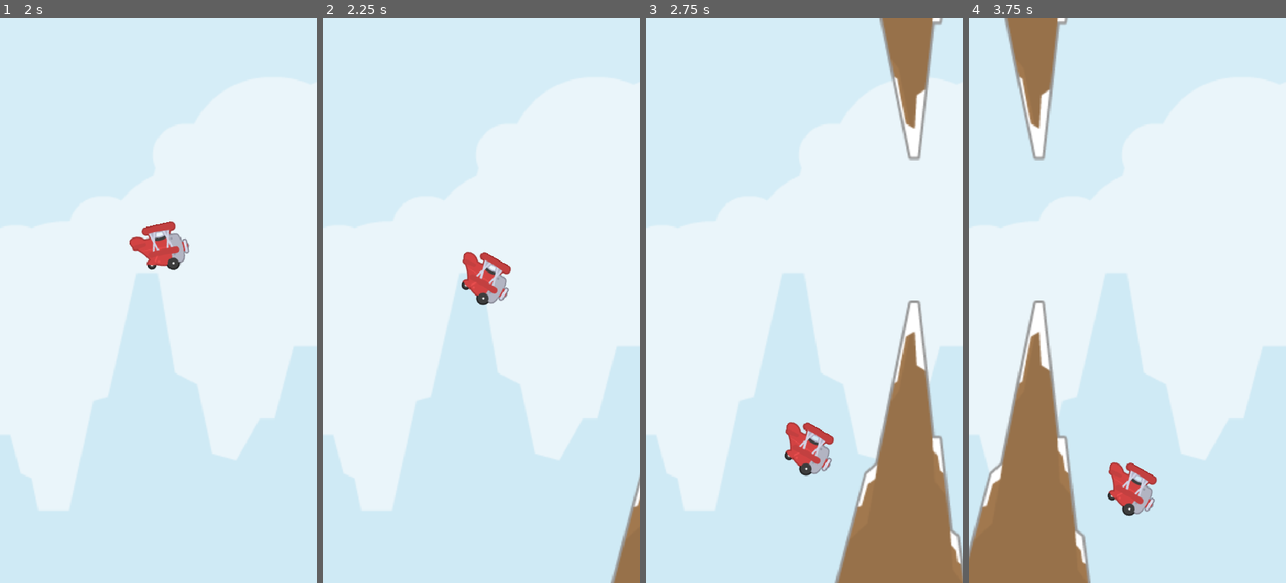
Above: before the commit, frames 1-4 (left to right).
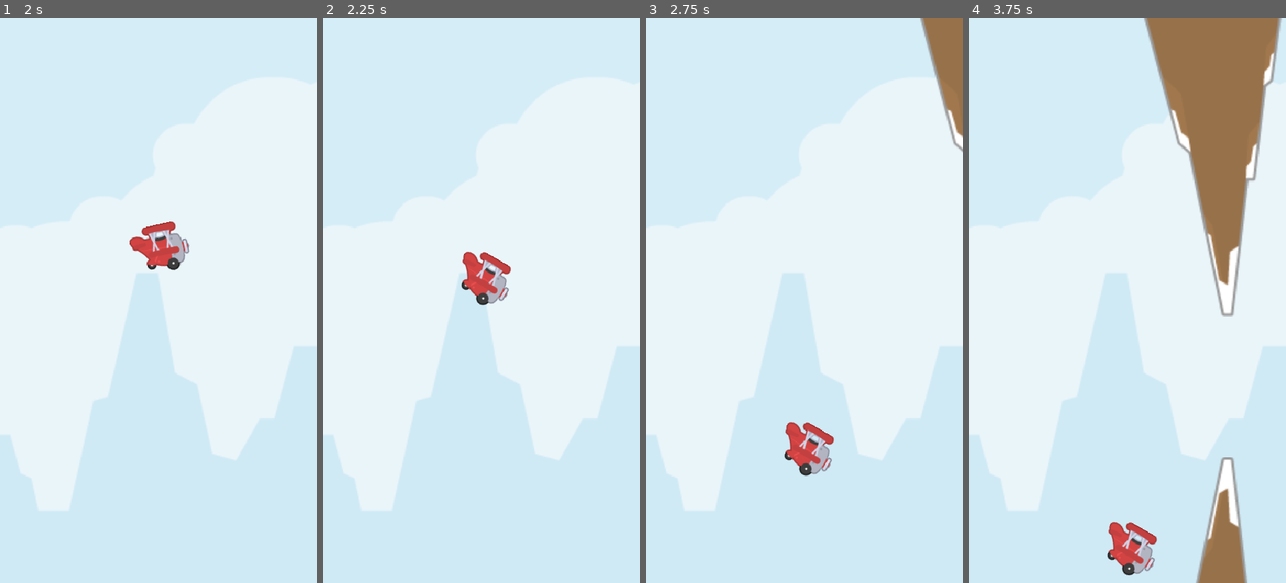
Above: after the commit, the same moments.

Repository: mo-kasiri/PorcoRossoBird
Game: Godot game, scene res://Scenes/main.tscn
The game is run twice, just before and just after one commit, with the same random seed, the same clock (stepped at 60 frames per second) and the same inputs.
Inputs:
- Up to frame 1 (2 s): tap Enter at 0.5 s; tap Space (jump) at 0.77, 1.52 s
- Up to frame 2 (2.25 s): no input
- Up to frame 3 (2.75 s): no input
- Up to frame 4 (3.75 s): tap Space (jump) at 3.02 s

Frame 1 is identical in both runs. In frame 2, 0.9% of the frame differs, in the area x 90-100%, y 80-100%; in frame 3, 14%; in frame 4, 28%, in the area x 0-99%, y 0-100%.

Commit message:
Add obstacles and collision

Diff:
--- a/Scenes/main.tscn
+++ b/Scenes/main.tscn
@@ -3,7 +3,7 @@
 [ext_resource type="Script" uid="uid://rp4nmq6fp3m2" path="res://Scripts/main.gd" id="1_8gbba"]
 [ext_resource type="Texture2D" uid="uid://duiy5x8u0hr7r" path="res://Assets/Sprites/background.png" id="1_bo1nx"]
 [ext_resource type="PackedScene" uid="uid://gpi0yfxjh3t3" path="res://Scenes/player.tscn" id="1_jjgbg"]
-[ext_resource type="PackedScene" uid="uid://bvtnvi3vd8r6l" path="res://Scenes/obstacle.tscn" id="4_jjvhh"]
+[ext_resource type="PackedScene" uid="uid://cfdi3gh080w1f" path="res://Scenes/spawner/spawner.tscn" id="5_kry3j"]
 
 [node name="main" type="Node2D" unique_id=1463615460]
 script = ExtResource("1_8gbba")
@@ -20,10 +20,9 @@
 [node name="Player" parent="." unique_id=1537498584 instance=ExtResource("1_jjgbg")]
 position = Vector2(243, 436)
 
-[node name="Obstacle" parent="." unique_id=2077279263 instance=ExtResource("4_jjvhh")]
-position = Vector2(967, 516)
-move_speed = 300.0
+[node name="Spawner" parent="." unique_id=19885833 instance=ExtResource("5_kry3j")]
+position = Vector2(-5, 96)
 
 [connection signal="on_game_started" from="Player" to="." method="_on_player_on_game_started"]
-[connection signal="on_game_started" from="Player" to="Obstacle" method="_on_player_on_game_started"]
-[connection signal="on_plane_crash" from="Obstacle" to="Player" method="_on_obstacle_on_plane_crash"]
+[connection signal="on_game_started" from="Player" to="Spawner" method="_on_player_on_game_started"]
+[connection signal="on_obstacle_crash" from="Spawner" to="." method="_on_spawner_on_obstacle_crash"]
--- a/Scenes/obstacle.tscn
+++ b/Scenes/obstacle.tscn
@@ -3,6 +3,9 @@
 [ext_resource type="Texture2D" uid="uid://cqejf74ebsjqx" path="res://Assets/Sprites/rockSnowDown.png" id="1_2p81s"]
 [ext_resource type="Script" uid="uid://d3e7grl8cmqpv" path="res://Scripts/obstacle.gd" id="1_rvx1i"]
 [ext_resource type="Texture2D" uid="uid://dtfi2ha7ihubr" path="res://Assets/Sprites/rockSnow.png" id="2_rvx1i"]
+
+[sub_resource type="RectangleShape2D" id="RectangleShape2D_rvx1i"]
+size = Vector2(20, 91.5)
 
 [node name="Obstacle" type="Node2D" unique_id=2077279263]
 scale = Vector2(2, 2)
@@ -26,5 +29,18 @@
 [node name="CollisionPolygon2D" type="CollisionPolygon2D" parent="Bottom" unique_id=2081322488]
 polygon = PackedVector2Array(-55, 116, 55, 117, 16, -118, 8, -118)
 
+[node name="VisibleOnScreenNotifier2D" type="VisibleOnScreenNotifier2D" parent="." unique_id=416991868]
+position = Vector2(61, -100)
+rect = Rect2(-10, -40, 20, 80)
+
+[node name="ExitArea" type="Area2D" parent="." unique_id=1417970852]
+position = Vector2(61, -100)
+
+[node name="CollisionShape2D" type="CollisionShape2D" parent="ExitArea" unique_id=1224657399]
+position = Vector2(-27, 0.5)
+shape = SubResource("RectangleShape2D_rvx1i")
+
 [connection signal="body_entered" from="Top" to="." method="_on_top_body_entered"]
 [connection signal="body_entered" from="Bottom" to="." method="_on_bottom_body_entered"]
+[connection signal="screen_exited" from="VisibleOnScreenNotifier2D" to="." method="_on_visible_on_screen_notifier_2d_screen_exited"]
+[connection signal="body_exited" from="ExitArea" to="." method="_on_exit_area_body_exited"]
--- a/Scenes/player.tscn
+++ b/Scenes/player.tscn
@@ -31,7 +31,7 @@
 }]
 
 [sub_resource type="CircleShape2D" id="CircleShape2D_cvnsp"]
-radius = 40.0
+radius = 35.014282
 
 [node name="Player" type="CharacterBody2D" unique_id=1537498584]
 script = ExtResource("1_cvnsp")
@@ -42,4 +42,5 @@
 autoplay = "idle"
 
 [node name="CollisionShape2D" type="CollisionShape2D" parent="." unique_id=1476735961]
+position = Vector2(5, 2)
 shape = SubResource("CircleShape2D_cvnsp")
--- /dev/null
+++ b/Scenes/spawner/spawner.tscn
@@ -0,0 +1,12 @@
+[gd_scene format=3 uid="uid://cfdi3gh080w1f"]
+
+[ext_resource type="Script" uid="uid://c0nijjkvmc0e7" path="res://Scripts/spawner.gd" id="1_u4pts"]
+
+[node name="Spawner" type="Node2D" unique_id=19885833]
+script = ExtResource("1_u4pts")
+
+[node name="Timer" type="Timer" parent="." unique_id=2000151726]
+wait_time = 2.0
+autostart = true
+
+[connection signal="timeout" from="Timer" to="." method="_on_timer_timeout"]
--- a/Scripts/main.gd
+++ b/Scripts/main.gd
@@ -1,5 +1,11 @@
 extends Node2D
+
+@onready var player: Player = $Player
 
 
 func _on_player_on_game_started() -> void:
 	print("The Game is started")
+
+
+func _on_spawner_on_obstacle_crash() -> void:
+	player.stop_movement()
--- a/Scripts/obstacle.gd
+++ b/Scripts/obstacle.gd
@@ -1,21 +1,28 @@
 extends Node2D
+class_name Obstacle
 
 signal on_plane_crash;
 
-@export var move_speed: float = 150;
+@export var move_speed: float = 150.0;
 
-var _is_game_started: bool = false;
+#region public methods
+func set_speed(value: float) -> void:
+	move_speed = value;
+#endregion
 
 func _process(delta: float) -> void:
-	if _is_game_started:
-		position.x -= move_speed * delta;
+	#if _is_game_started:
+	position.x -= move_speed * delta;
 
 # Called when the node enters the scene tree for the first time.
 func _ready() -> void:
 	pass # Replace with function body.
 
+
+#region Signals
 func _on_player_on_game_started() -> void:
-	_is_game_started = true;
+	#_is_game_started = true;
+	pass
 
 func _on_top_body_entered(body: Node2D) -> void:
 	if not body is Player:
@@ -23,9 +30,16 @@
 	on_plane_crash.emit();
 	print(" top collision")
 
-
 func _on_bottom_body_entered(body: Node2D) -> void:
 	if not body is Player:
 		return;
 	on_plane_crash.emit();
 	print("bottom collision")
+#endregion
+
+func _on_visible_on_screen_notifier_2d_screen_exited() -> void:
+	queue_free()
+
+func _on_exit_area_body_exited(body: Node2D) -> void:
+	Player.player_point += 1;
+	print(Player.player_point)
--- a/Scripts/player.gd
+++ b/Scripts/player.gd
@@ -2,7 +2,6 @@
 class_name Player
 
 const PI: float = 3.141592653589793;
-
 
 signal on_game_started;
 
@@ -12,9 +11,10 @@
 @export var jump_force: float = -400
 @export var max_speed: float = 600
 @export var rotation_speed: float = 6
+static  var player_point: int = 0;
 
-var is_started: bool = false;
-var should_process_input: bool = true;
+@export var is_started: bool = false;
+@export var should_process_input: bool = true;
 
 #region private_methods
 func _rotate_player(deg: float, delta: float) -> float:
@@ -48,10 +48,17 @@
 	# Apply rotation
 	rotation = _rotate_player(sign(velocity.y) * PI/6, delta)
 
-func _process(delta: float) -> void:
-	pass
 
+func _add_pint():
+	player_point += 1;
 
+func _stop_movement() ->void:
+	should_process_input = false;
 
-func _on_obstacle_on_plane_crash() -> void:
-	is_started = false;
+func _stop_gravity() -> void:
+	gravity = 0
+	velocity = Vector2.ZERO
+
+func stop_movement() -> void:
+	#_stop_gravity();
+	_stop_movement();
--- /dev/null
+++ b/Scripts/spawner.gd
@@ -0,0 +1,43 @@
+extends Node2D
+class_name Spawner
+
+signal on_obstacle_crash;
+
+@onready var timer: Timer = $Timer
+
+const OBSTACLE = preload("uid://bvtnvi3vd8r6l")
+var _is_game_started = false;
+
+func create_obstacles():
+	var obs = OBSTACLE.instantiate()
+	obs.on_plane_crash.connect(_on_plane_crash)
+
+	var viewport: Rect2 = get_viewport_rect()
+	obs.position.x = viewport.end.x + 150
+
+	var half = viewport.size.y / 2;
+	obs.position.y = randf_range(half + 240, half - 50)
+	add_child(obs)
+
+func _on_timer_timeout() -> void:
+	if not _is_game_started:
+		return;
+	#print("Timer timeout")
+	create_obstacles()
+
+func _ready() -> void:
+	print("Spawner is ready")
+
+
+func _on_player_on_game_started() -> void:
+	_is_game_started = true;
+
+func _stop_obstacles() -> void:
+	timer.stop()
+
+	for obs: Obstacle in get_children().filter(func(x): return x is Obstacle):
+		obs.set_speed(0)
+
+func _on_plane_crash()-> void:
+	on_obstacle_crash.emit();
+	_stop_obstacles()
Not shown, added: Scripts/spawner.gd.uid
